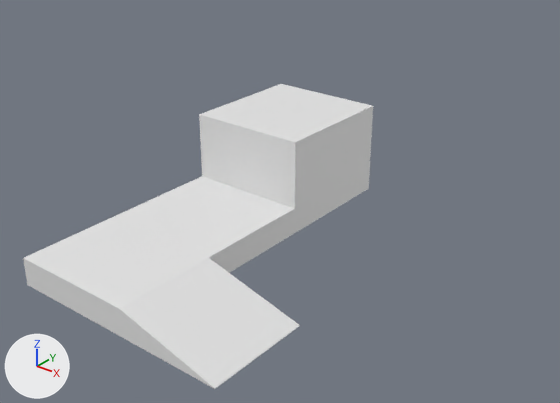
Renders of the glTF model assets/models/playground.glb from each side of a commit.
Both versions are drawn from a 50 mm lens placed at (6.7, -32.5, 30.5), pointed at (-34.6, 19.1, -1.5). Arrows for +X, +Y and +Z are at lower left; the lights stay in place.

Objects in the first picture: 'Platform1'.
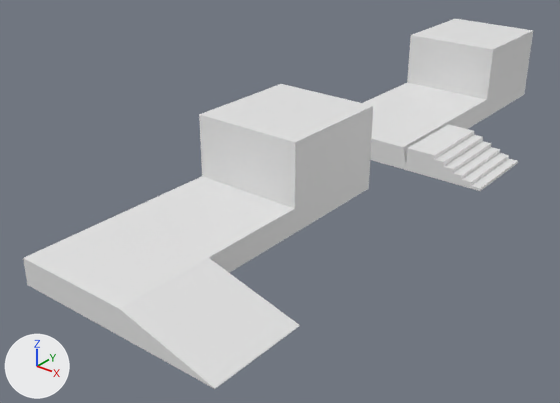
Where the change shows, as pixel boxes (x1, y1, x2, y2) in the pictures (560 x 403 px):
'Platform2', added
    after: (363, 19, 533, 191)

Edits to the bpy script that builds the scene:
```text
Add me_platform2mesh:
    me_platform2mesh.from_pydata(...)  # 116 vertices, 228 faces; spans x -38.4..-19.6, y 30.0..59.9, z 0.0..8.1
    me_platform2mesh.materials.append(mat_material)  # white #e7e7e7
Add ob_platform2:
    ob_platform2 = bpy.data.objects.new('Platform2', me_platform2mesh)
    ob_platform2.location = (0.0, 0.0, 0.0)
```
